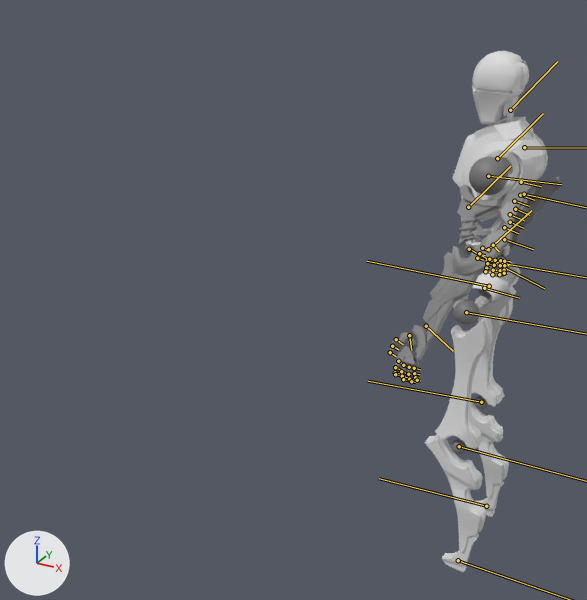
The FBX model Mhmd/Character/Fbx/SK_Character.fbx: old version first, new version second.
The view is the same before and after, from a camera (50 mm lens) standing at (0.62, -2.38, 1.98) and looking at (-0.7, 0.01, 0.79). The axes (+X, +Y, +Z) are drawn at lower left. The lights are the same throughout. Both versions are drawn at the pose saved in each file; the numbers are the values there. The bones that bend it are drawn over the model as lines.

Objects in the first picture: 'WholeBot1'.
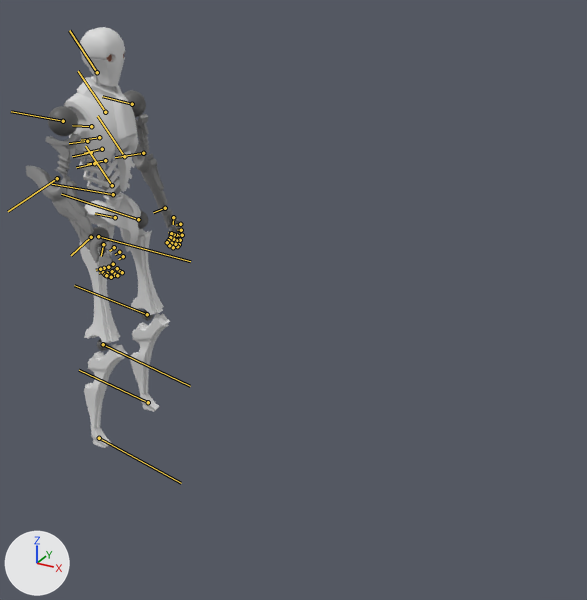
What differs and where, as boxes [x1, y1, x2, y2] in the pictures (587 x 600 px):
'WholeBot1', posed (8% narrower, 19% shorter): before [389, 51, 560, 572]; after [26, 27, 183, 448]
bone 'Root', root to tip: before (484, 288) to (519, 298); after (115, 217) to (95, 213)
bone 'R_Shoulder', root to tip: before (488, 176) to (561, 184); after (132, 104) to (102, 96)
bone 'R_Elbow', root to tip: before (469, 249) to (544, 288); after (143, 153) to (115, 157)

The change in detail:
Bone 'Root' (bone_root) moves from (0.0, 0.0, 0.0) to (19.6, -148.7, 0.0).
Bone 'Root' (bone_root) turns from (0, 0, 0) to (-6, 37, 178) degrees about its own x, y and z.
Bone 'R_Shoulder' (bone_r_shoulder) turns from (7, 61, 0) to (7, 79, -5) degrees about its own x, y and z.
Bone 'R_Elbow' (bone_r_elbow) turns from (0, 0, 0) to (0, 0, -1) degrees about its own x, y and z.
Bone 'L_Shoulder' (bone_l_shoulder) turns from (-7, -59, 0) to (-28, -76, 17) degrees about its own x, y and z.
Bone 'L_Elbow' (bone_l_elbow) turns from (0, 0, 0) to (0, 0, -24) degrees about its own x, y and z.
